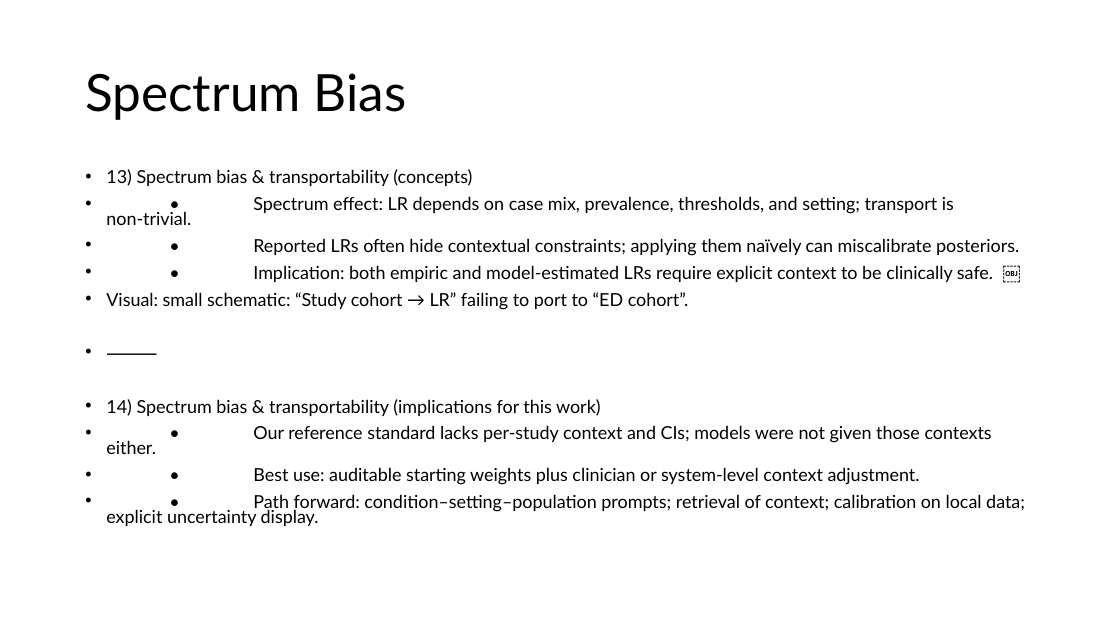
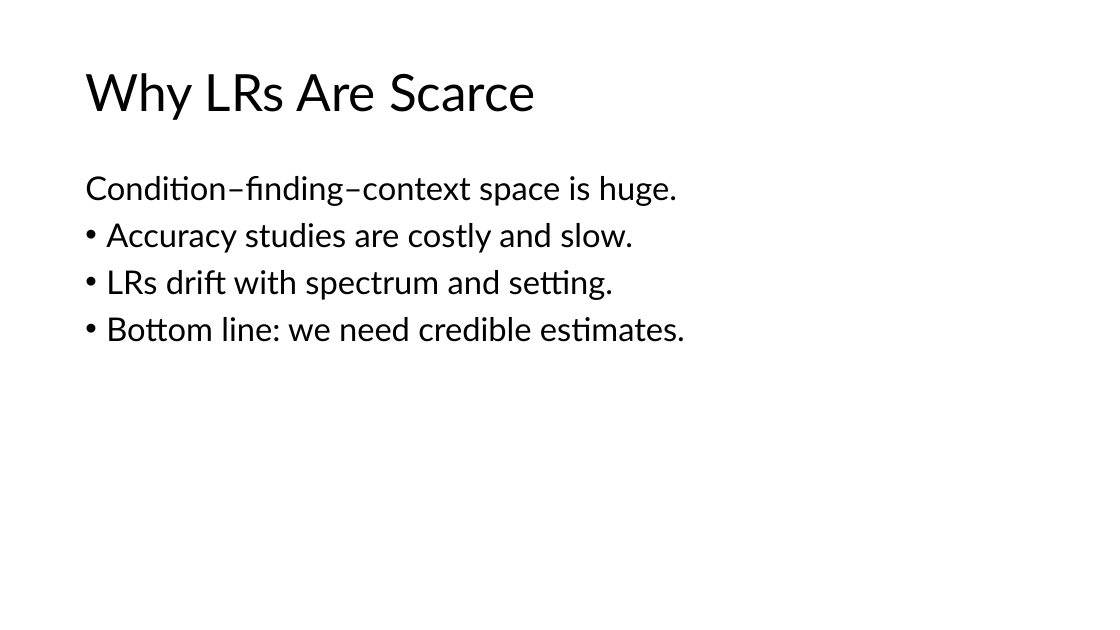
Before and after one commit to reblocke/llm_estimate_lrs, a slide deck: slide 6 of 2025-9-22 locke m2int lab LLM LRs.pptx (slide 5 before the commit). Drawn at 1120x630 pixels with LibreOffice and Linux fonts; fonts in the diff are those of the drawing. Boxes give left, top, right and bottom in pixels: in the first picture for what was removed or moved away, otherwise in the second. Text is boxed around its words. In the diff, an @@ line names an element or a change of style, - is before the commit and + after.

```diff
--- a/2025-9-22 locke m2int lab LLM LRs.pptx
+++ b/2025-9-22 locke m2int lab LLM LRs.pptx
@@ title at [85,73,536,120]: text changed @@
-Spectrum Bias
+Why LRs Are Scarce
@@ text at [85,176,685,342]: text changed; size 15.4 to 28 pt @@
-• 13) Spectrum bias & transportability (concepts)
-• • Spectrum effect: LR depends on case mix, prevalence, thresholds, and setting; transport is non‑trivial.
-• • Reported LRs often hide contextual constraints; applying them naïvely can miscalibrate posteriors.
-• • Implication: both empiric and model‑estimated LRs require explicit context to be clinically safe. ￼
-• Visual: small schematic: “Study cohort → LR” failing to port to “ED cohort”.
-• ⸻
-• 14) Spectrum bias & transportability (implications for this work)
-• • Our reference standard lacks per‑study context and CIs; models were not given those contexts either.
-• • Best use: auditable starting weights plus clinician or system‑level context adjustment.
-• • Path forward: condition–setting–population prompts; retrieval of context; calibration on local data; explicit uncertainty display.
+Condition–finding–context space is huge.
+• Accuracy studies are costly and slow.
+• LRs drift with spectrum and setting.
+• Bottom line: we need credible estimates.
```
Also in this commit, not shown: 9 other slides changed, 3 slides added, 5 slides removed, 1 other file.
